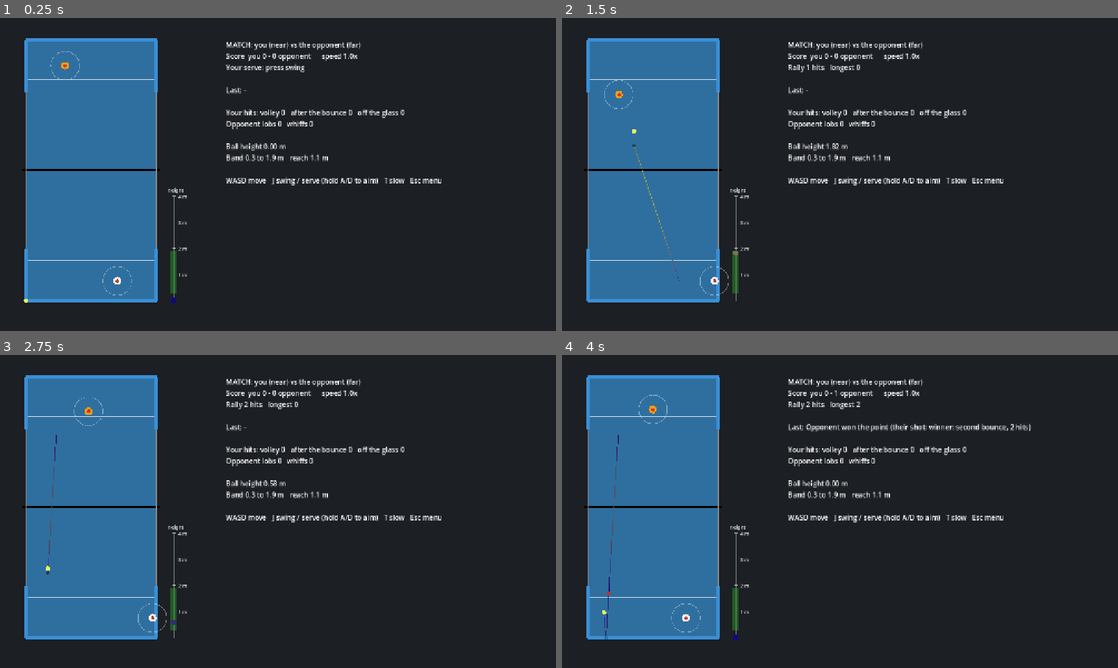
Above: before the commit, frames 1-4 (two rows, left to right).
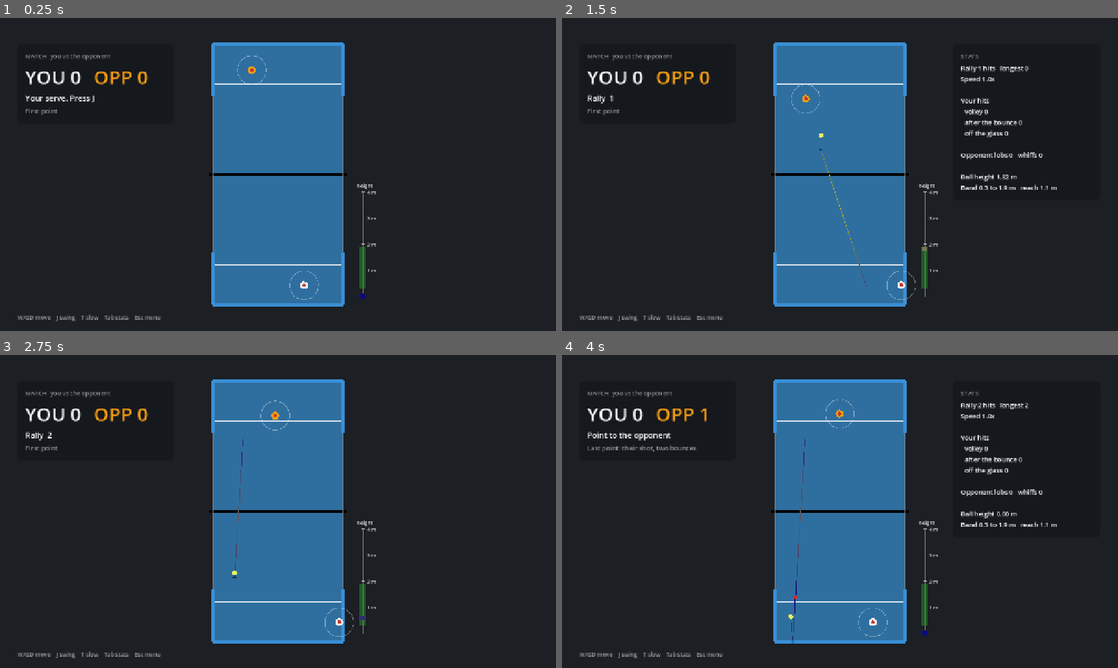
Above: after the commit, the same moments.

Repository: jmateus842/PADEL-roguelite
Game: Godot game, scene res://scenes/match.tscn
Two runs of this game, one before a commit and one after it. Both use one fixed random seed, a clock stepped at 60 frames per second and the inputs below.
Inputs (mouse positions are in pixels of both pictures, inside the frame that each line leads up to):
- Up to frame 1 (0.25 s): no input
- Up to frame 2 (1.5 s): tap J (swing) at 0.5 s; move the mouse to (962, 158) at 0.52 s; hold D (move_right) 0.53-1.25 s; hold J (swing) 0.53-1.25 s; click (962, 158) at 0.67 s; tap Enter (ui_accept) at 0.77 s; tap Tab (stats, bound only after the commit) at 0.8 s; drag from (728, 190) to (812, 237) at 1.27 s
- Up to frame 3 (2.75 s): move the mouse to (333, 442) at 2.02 s; hold D (move_right) from 2.03 s (still down); hold R (lab_auto) from 2.03 s (still down); tap Tab (stats, bound only after the commit) at 2.3 s
- Up to frame 4 (4 s): release D (move_right) at 2.75 s; release R (lab_auto) at 2.75 s; drag from (812, 574) to (673, 464) at 2.77 s; tap Enter (ui_accept) at 3.5, 3.77 s; move the mouse to (1006, 558) at 3.52 s; hold A (move_left) from 3.53 s (still down); hold Right (lab_next) from 3.53 s (still down); tap Tab (stats, bound only after the commit) at 3.8 s

The runs differ from the first frame. In frame 1, 41% of the frame differs, in the area x 3-80%, y 6-97%; in frame 2, 42%; in frame 3, 41%; in frame 4, 42%, in the area x 3-89%, y 6-97%.

Commit message:
Cleaner match HUD with a toggleable stats panel
Scoreboard card on the left, court centered, stats card on the right
toggled with Tab or from the Start menu. Ball stays idle until its
first play, so no stray dot before the first serve.

Co-Authored-By: Claude Opus 5.5 <noreply@anthropic.com>
Claude-Session: https://claude.ai/code/session_0199YfUQBhD4MKj8zUMWUTQz

Diff:
--- a/scenes/match.tscn
+++ b/scenes/match.tscn
@@ -10,7 +10,7 @@
 
 [node name="Court" type="Node2D" parent="."]
 show_behind_parent = true
-position = Vector2(60, 50)
+position = Vector2(490, 60)
 script = ExtResource("2_court")
 
 [node name="Player" type="Node2D" parent="Court"]
@@ -23,11 +23,3 @@
 script = ExtResource("4_ball")
 
 [node name="Hud" type="CanvasLayer" parent="."]
-
-[node name="Info" type="Label" parent="Hud"]
-offset_left = 520.0
-offset_top = 50.0
-offset_right = 1260.0
-offset_bottom = 700.0
-theme_override_font_sizes/font_size = 16
-autowrap_mode = 3
--- a/scripts/ball.gd
+++ b/scripts/ball.gd
@@ -33,7 +33,12 @@
 ## the ball (a hit), which ends the substeps for this tick
 var hit_check: Callable
 var _acc := 0.0
-var _announced := false
+var _announced := true
+
+
+## until the first play() the ball sits idle: no stepping, nothing drawn
+func _init() -> void:
+	model.end = "idle"
 
 
 func play(start: Array, vel: Array, kick := 1.0, from_far := false) -> void:
--- a/scripts/controls.gd
+++ b/scripts/controls.gd
@@ -34,6 +34,8 @@
 	# opens and closes the match menu. Inside the menu, Godot's built-in ui_*
 	# actions move and pick (arrows or D-pad or stick, Enter or A, Esc or B)
 	"menu": {"keys": [KEY_ESCAPE], "buttons": [JOY_BUTTON_START]},
+	# match stats panel. On a gamepad it's in the menu
+	"stats": {"keys": [KEY_TAB]},
 }
 
 ## true once the last thing you touched was a gamepad. The HUD uses it
--- a/scripts/match.gd
+++ b/scripts/match.gd
@@ -8,6 +8,7 @@
 ## aim your shot       hold A/D     stick left/right while you swing
 ## slow motion         T            D-pad up      1x, 0.5x, 0.25x
 ## menu                Esc          Start         pick vs the opponent or watch
+## stats panel         Tab          from the menu
 ## Bindings live in scripts/controls.gd. Rules live in match_rules.gd,
 ## the opponent and its difficulty knobs in opponent.gd.
 ##
@@ -23,22 +24,44 @@
 const SPEEDS := [1.0, 0.5, 0.25]
 ## pause after a point, game seconds
 const PAUSE := 1.2
-## height gauge next to the court: screen position of its floor, px per meter
-const GAUGE_FLOOR := Vector2(400, 650)
+## height gauge right of the court: screen position of its floor, px per meter
+const GAUGE_FLOOR := Vector2(835, 640)
 const GAUGE_PPM := 60.0
 
-const KEY_HINT := "WASD move   J swing / serve (hold A/D to aim)   T slow   Esc menu"
-const PAD_HINT := "Stick move   A swing / serve (stick aims)   D-pad up slow   Start menu"
+const KEY_HINT := "WASD move    J swing    T slow    Tab stats    Esc menu"
+const PAD_HINT := "Stick move    A swing    D-pad up slow    Start menu"
+
+# --- HUD look ---
+const CARD_BG := Color(0.08, 0.09, 0.11, 0.88)
+const DIM := Color(1, 1, 1, 0.55)
+const YOU_COLOR := Color("#f2f2f2")
+const OPP_COLOR := Color("#f39c12")
+
+## readable endings for the ball model's results
+const ENDINGS := {
+	"winner: second bounce": "two bounces",
+	"winner: came back over the net": "came back over the net",
+	"winner: out over the back wall": "out over the back wall",
+	"winner: out over the side wall": "out over the side wall",
+	"net": "into the net",
+	"out": "out",
+	"fault: bounced on our side": "bounced on own side",
+	"fault: hit our own mesh": "hit own mesh",
+	"ball died": "ball died",
+	"timeout": "ball rolled out the clock",
+}
 
 ## true: an opponent plays your side too. Static so it survives the restart
 ## when you pick a mode in the menu
 static var demo_mode := "--demo" in OS.get_cmdline_user_args()
+## stats panel on the right. Static so it stays as you left it after a restart
+static var stats_on := false
 
 @onready var court: Node2D = $Court
 @onready var ball := $Court/Ball
 @onready var player := $Court/Player
 @onready var opponent_body := $Court/Opponent
-@onready var info: Label = $Hud/Info
+@onready var hud: CanvasLayer = $Hud
 
 var rules
 var opponent
@@ -47,6 +70,16 @@
 var speed_i := 0
 var wait := 0.0
 
+var _score_you: Label
+var _score_opp: Label
+var _mode: Label
+var _status: Label
+var _last: Label
+var _stats_card: PanelContainer
+var _stats: Label
+var _hint: Label
+var _menu
+
 
 func _ready() -> void:
 	opponent_body.color = opponent_body.FAR_COLOR
@@ -54,9 +87,12 @@
 	opponent = Opponent.new(rules, "far")
 	if demo_mode:
 		stand_in = Opponent.new(rules, "near", 7)
-	var menu := Menu.new()
-	menu.mode_picked.connect(_on_mode_picked)
-	add_child(menu)
+	_build_hud()
+	_menu = Menu.new()
+	_menu.mode_picked.connect(_on_mode_picked)
+	_menu.stats_toggled.connect(_set_stats)
+	add_child(_menu)
+	_menu.set_stats_label(stats_on)
 
 
 ## restart the match in the picked mode, fresh score
@@ -97,6 +133,14 @@
 			player.start_swing()
 	elif event.is_action_pressed("lab_speed"):
 		speed_i = (speed_i + 1) % SPEEDS.size()
+	elif event.is_action_pressed("stats"):
+		_set_stats(not stats_on)
+
+
+func _set_stats(on: bool) -> void:
+	stats_on = on
+	_stats_card.visible = on
+	_menu.set_stats_label(on)
 
 
 func _process(_delta: float) -> void:
@@ -104,28 +148,102 @@
 	_update_info()
 
 
+func _card(pos: Vector2, width: float) -> VBoxContainer:
+	var card := PanelContainer.new()
+	var style := StyleBoxFlat.new()
+	style.bg_color = CARD_BG
+	style.set_corner_radius_all(10)
+	style.set_content_margin_all(18)
+	card.add_theme_stylebox_override("panel", style)
+	card.position = pos
+	card.custom_minimum_size = Vector2(width, 0)
+	hud.add_child(card)
+	var box := VBoxContainer.new()
+	box.add_theme_constant_override("separation", 6)
+	card.add_child(box)
+	return box
+
+
+func _label(box: Node, size: int, color := Color.WHITE) -> Label:
+	var l := Label.new()
+	l.add_theme_font_size_override("font_size", size)
+	l.add_theme_color_override("font_color", color)
+	l.autowrap_mode = TextServer.AUTOWRAP_WORD_SMART
+	box.add_child(l)
+	return l
+
+
+func _build_hud() -> void:
+	# scoreboard, top left: always on
+	var board := _card(Vector2(40, 60), 360)
+	_mode = _label(board, 14, DIM)
+	var row := HBoxContainer.new()
+	row.add_theme_constant_override("separation", 28)
+	board.add_child(row)
+	_score_you = _label(row, 44, YOU_COLOR)
+	_score_opp = _label(row, 44, OPP_COLOR)
+	_score_you.autowrap_mode = TextServer.AUTOWRAP_OFF
+	_score_opp.autowrap_mode = TextServer.AUTOWRAP_OFF
+	_status = _label(board, 18)
+	_last = _label(board, 15, DIM)
+	_last.custom_minimum_size = Vector2(324, 0)
+	_status.custom_minimum_size = Vector2(324, 0)
+	# stats, right: toggled
+	var stats_box := _card(Vector2(900, 60), 340)
+	_stats_card = stats_box.get_parent()
+	_label(stats_box, 14, DIM).text = "STATS"
+	_stats = _label(stats_box, 15)
+	_stats.custom_minimum_size = Vector2(304, 0)
+	_stats_card.visible = stats_on
+	# controls, bottom left
+	_hint = _label(hud, 13, DIM)
+	_hint.position = Vector2(40, 680)
+	_hint.autowrap_mode = TextServer.AUTOWRAP_OFF
+
+
 func _update_info() -> void:
 	var r = rules
-	var t := ("WATCH: opponent vs opponent\n" if stand_in else "MATCH: you (near) vs the opponent (far)\n")
-	t += "Score  you %d - %d opponent      speed %sx\n" % [r.score.near, r.score.far, SPEEDS[speed_i]]
+	_mode.text = "WATCHING  opponent vs opponent" if stand_in else "MATCH  you vs the opponent"
+	var you_name := "NEAR" if stand_in else "YOU"
+	_score_you.text = "%s %d" % [you_name, r.score.near]
+	_score_opp.text = "OPP %d" % r.score.far
 	if r.state == "serve":
-		t += "Your serve: press swing\n" if r.server == "near" and not stand_in else "Opponent serves\n"
+		if r.server == "near" and not stand_in:
+			_status.text = "Your serve. Press %s" % ("A" if Controls.using_gamepad else "J")
+		else:
+			_status.text = "%s serve" % ("Near" if r.server == "near" else "Opponent's")
+	elif r.state == "play":
+		_status.text = "Rally  %d" % r.rally_len
 	else:
-		t += "Rally %d hits   longest %d\n" % [r.rally_len, r.longest_rally]
-	t += "\nLast: %s\n" % (r.last if r.last != "" else "-")
+		if r.last_winner == "near":
+			_status.text = "Point to near" if stand_in else "Point to you"
+		else:
+			_status.text = "Point to the opponent"
+	if r.last_result != "":
+		var whose := ("near's" if stand_in else "your") if r.last_by == "near" else "their"
+		var why: String = ENDINGS.get(r.last_result, r.last_result)
+		if r.last_result.begins_with("out: hit their"):
+			why = "hit the " + r.last_result.trim_prefix("out: hit their ")
+		_last.text = "Last point: %s shot, %s" % [whose, why]
+	else:
+		_last.text = "First point"
+	_hint.text = PAD_HINT if Controls.using_gamepad else KEY_HINT
+	if not stats_on:
+		return
 	var h: Dictionary = r.your_hits
-	t += "\nYour hits: volley %d   after the bounce %d   off the glass %d\n" % [h.volley, h.bounce, h.glass]
+	var t := "Rally %d hits   longest %d\n" % [r.rally_len, r.longest_rally]
+	t += "Speed %sx\n\n" % SPEEDS[speed_i]
+	t += "Your hits\n  volley %d\n  after the bounce %d\n  off the glass %d\n" % [h.volley, h.bounce, h.glass]
 	if not r.your_heights.is_empty():
 		var sum := 0.0
 		for z in r.your_heights:
 			sum += z
-		t += "Average contact height %.2f m\n" % (sum / r.your_heights.size())
-	t += "Opponent lobs %d   whiffs %d\n" % [r.opp_lobs, opponent.whiffs]
+		t += "  average contact %.2f m\n" % (sum / r.your_heights.size())
+	t += "\nOpponent lobs %d   whiffs %d\n" % [r.opp_lobs, opponent.whiffs]
 	var b: Vector3 = r.ball_court()
 	t += "\nBall height %.2f m%s\n" % [maxf(b.z, 0.0), "   IN REACH" if player.ball_in_reach else ""]
-	t += "Band %.1f to %.1f m   reach %.1f m\n" % [player.BAND_LOW, player.BAND_HIGH, player.REACH]
-	t += "\n" + (PAD_HINT if Controls.using_gamepad else KEY_HINT)
-	info.text = t
+	t += "Band %.1f to %.1f m   reach %.1f m" % [player.BAND_LOW, player.BAND_HIGH, player.REACH]
+	_stats.text = t
 
 
 func _draw() -> void:
--- a/scripts/match_menu.gd
+++ b/scripts/match_menu.gd
@@ -5,9 +5,12 @@
 ## closes with Start, Esc or B. Built in code, so match.tscn stays small.
 
 signal mode_picked(demo: bool)
+signal stats_toggled(on: bool)
 
 var _panel: PanelContainer
 var _first: Button
+var _stats_button: Button
+var _stats_on := false
 
 
 func _ready() -> void:
@@ -39,6 +42,8 @@
 	_first = _button(box, "Resume", close)
 	_button(box, "Play vs the opponent", func() -> void: _pick(false))
 	_button(box, "Watch opponent vs opponent", func() -> void: _pick(true))
+	_stats_button = _button(box, "", func() -> void: stats_toggled.emit(not _stats_on))
+	set_stats_label(false)
 	var hint := Label.new()
 	hint.text = "A / Enter pick     Start / Esc / B close"
 	hint.add_theme_font_size_override("font_size", 14)
@@ -55,6 +60,12 @@
 	b.pressed.connect(on_press)
 	box.add_child(b)
 	return b
+
+
+## the scene calls this whenever the stats panel changes, Tab included
+func set_stats_label(on: bool) -> void:
+	_stats_on = on
+	_stats_button.text = "Stats panel: %s" % ("on" if on else "off")
 
 
 func is_open() -> bool:
--- a/scripts/match_rules.gd
+++ b/scripts/match_rules.gd
@@ -47,6 +47,10 @@
 var longest_rally := 0
 ## what happened last point, for the HUD
 var last := ""
+## the same, in parts: who won, the ball model's result, whose shot ended it
+var last_winner := ""
+var last_result := ""
+var last_by := ""
 ## your hits by how the ball reached you, and the contact heights
 var your_hits := {"volley": 0, "bounce": 0, "glass": 0}
 var your_heights: Array[float] = []
@@ -187,6 +191,9 @@
 	score[winner] += 1
 	points += 1
 	longest_rally = maxi(longest_rally, rally_len)
+	last_winner = winner
+	last_result = result
+	last_by = hitter
 	var who := "You" if winner == "near" else "Opponent"
 	var by := "your" if hitter == "near" else "their"
 	last = "%s won the point (%s shot: %s, %d hits)" % [who, by, result, rally_len]
Not shown, changed: progress.md
